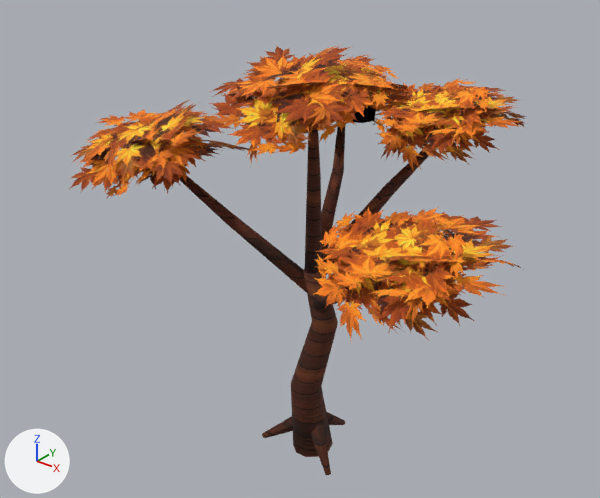
A saved change to the glTF model assets/models/tree_maple_gold.glb.
Camera for both pictures: a camera (50 mm lens) standing at (5.72, -7.44, 7.15) and looking at (-0.4, 0.21, 2.4). The axes (+X, +Y, +Z) are drawn at lower left. The lights are the same throughout. The first picture is the older version. Vertices at exactly the same position are counted once.

Names of what the first picture shows: 'maple_canopy', 'maple_trunk'.
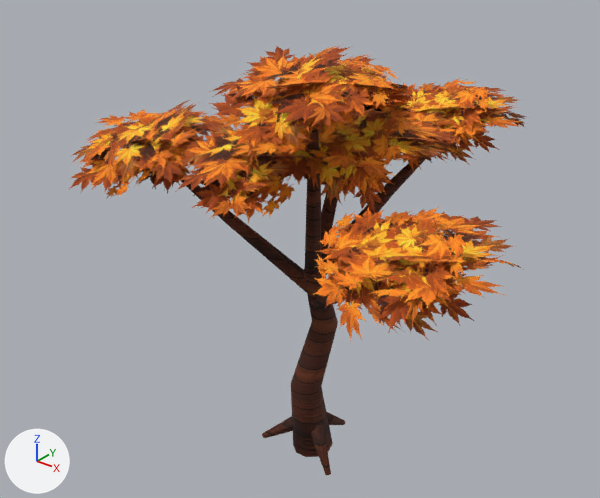
Pixel boxes [x1, y1, x2, y2] of what changed, in the pictures (600 x 498 px):
part 1 of me_maple_canopy, added (orange)
    after: [175, 134, 325, 192]
part 2 of me_maple_canopy, added
    after: [232, 154, 314, 161]
part 3 of me_maple_canopy, added (brown)
    after: [178, 123, 295, 223]
part 4 of me_maple_canopy, added (brown)
    after: [210, 134, 319, 219]
part 5 of me_maple_canopy, added (brown)
    after: [307, 109, 465, 182]
part 6 of me_maple_canopy, added
    after: [333, 137, 464, 163]
part 7 of me_maple_canopy, added
    after: [289, 108, 398, 213]
part 8 of me_maple_canopy, added (brown)
    after: [319, 100, 413, 199]

The change in detail:
me_maple_canopy is used by ob_maple_canopy; location (0.0, 0.0, 0.0).
me_maple_canopy had 720 vertices, 1000 faces and spanned x -3.64..3.57, y -2.46..3.53, z 2.44..5.37.
me_maple_canopy now has 1008 vertices, 1400 faces and spans x -3.64..3.57, y -2.46..3.53, z 2.44..5.37.
me_maple_canopy part 1: the loose piece of 36 vertices spanning x -1.18..1.06, y -1.58..0.6, z 3.72..5.08 is copied, and the copy is multiplied about its middle by the matrix ((-0.501, -0.956, -0.21), (0.845, -0.34, -0.584), (0.466, -0.477, 1.041)), then moved by (-0.37, 0.09, -0.82); it spans x -2.04..1.14, y -1.93..1.11, z 3.35..4.01.
me_maple_canopy part 2: the loose piece of 36 vertices spanning x -1.18..1.06, y -1.58..0.6, z 3.72..5.08 is copied, and the copy is multiplied about its middle by the matrix ((-0.967, -0.103, -0.056), (0.127, -0.984, 0.04), (0.012, -0.044, 1.075)), then moved by (-0.17, 0.21, -0.93); it spans x -1.42..0.97, y -1.42..0.82, z 2.8..4.15.
me_maple_canopy part 3: the loose piece of 36 vertices spanning x -3.32..-0.6, y -1.78..0.63, z 2.59..4.28 is copied, and the copy is multiplied about its middle by the matrix ((0.093, -0.906, -0.34), (0.957, 0.012, 0.105), (0.056, -0.166, 0.773)), then moved by (1.27, 0.01, 0.08); it spans x -2.06..0.71, y -1.93..0.78, z 2.99..4.12.
me_maple_canopy part 4: the loose piece of 36 vertices spanning x -1.18..1.06, y -1.58..0.6, z 3.72..5.08 is copied, and the copy is multiplied about its middle by the matrix ((-0.338, 0.923, -0.092), (-0.865, -0.128, -0.664), (-0.246, -0.329, 1.181)), then moved by (-0.33, 0.05, -0.89); it spans x -1.57..0.85, y -1.58..0.7, z 2.82..4.31.
me_maple_canopy part 5: the loose piece of 36 vertices spanning x -1.09..1.93, y -1.63..1.29, z 3.87..5.03 is copied, and the copy is multiplied about its middle by the matrix ((-0.709, -0.741, 0.104), (0.727, -0.642, 0.304), (-0.183, 0.322, 1.035)), then moved by (0.14, 0.55, -0.57); it spans x -0.9..2.0, y -1.0..1.72, z 3.61..4.22.
me_maple_canopy part 6: the loose piece of 36 vertices spanning x -0.33..1.87, y 0.82..2.98, z 2.97..4.55 is copied, and the copy is multiplied about its middle by the matrix ((-0.548, 0.861, 0.122), (-0.853, -0.427, -0.325), (-0.088, -0.033, 0.808)), then moved by (0.0, -1.44, -0.03); it spans x -0.64..2.17, y -0.89..1.82, z 3.2..4.32.
me_maple_canopy part 7: the loose piece of 36 vertices spanning x -1.09..1.93, y -1.63..1.29, z 3.87..5.03 is copied, and the copy is multiplied about its middle by the matrix ((0.305, -0.568, 0.609), (0.824, 0.226, -0.21), (-0.042, 0.641, 0.644)), then moved by (-0.04, 0.36, -0.67); it spans x -0.65..1.33, y -0.9..1.3, z 3.12..4.35.
me_maple_canopy part 8: the loose piece of 36 vertices spanning x -1.09..1.93, y -1.63..1.29, z 3.87..5.03 is copied, and the copy is multiplied about its middle by the matrix ((0.137, 0.583, -0.693), (-0.493, -0.46, -0.739), (-0.724, 0.553, 0.661)), then moved by (0.17, 0.44, -0.66); it spans x -0.61..1.88, y -0.71..1.37, z 2.89..4.59.
